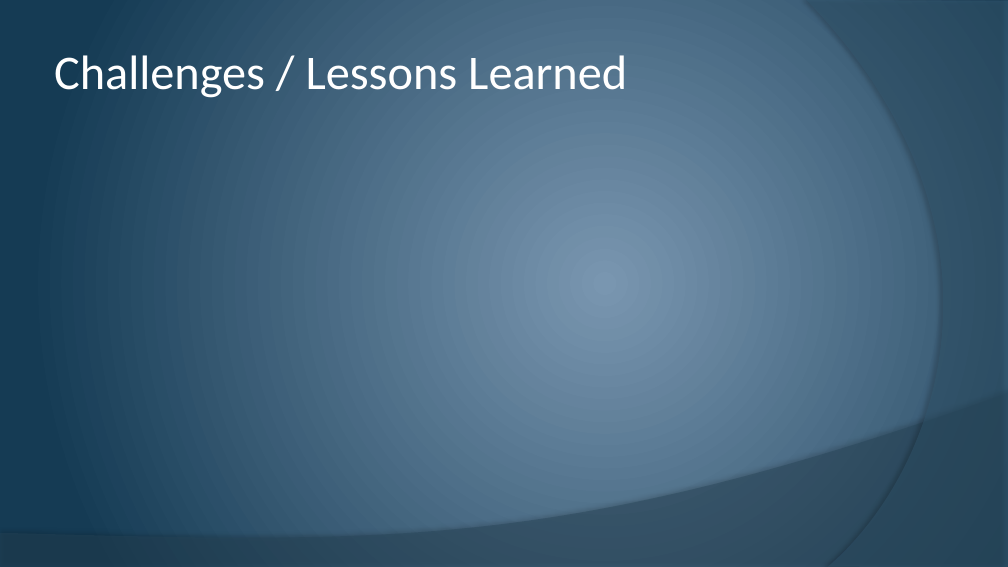
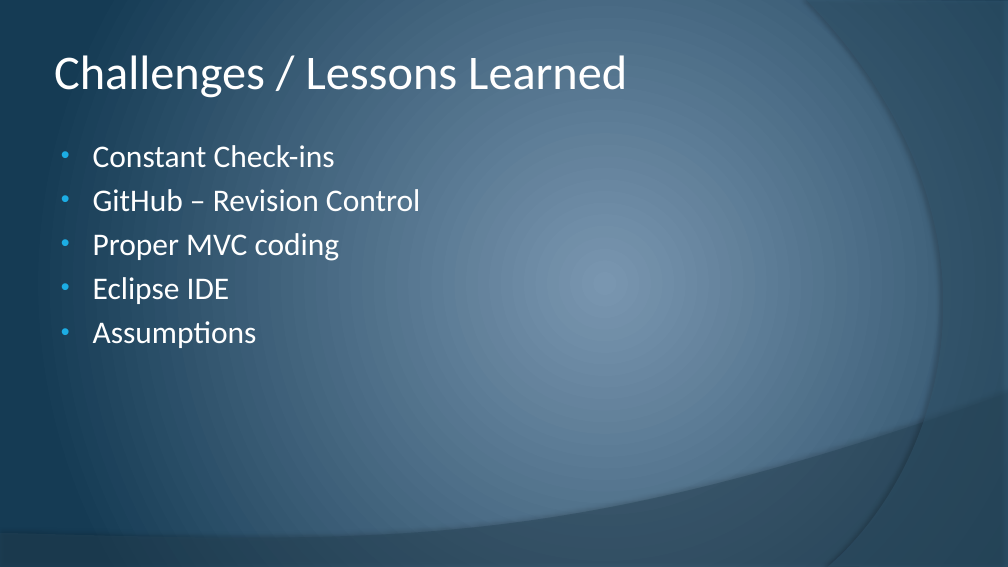
Before and after one commit to cstultz/cis234, a slide deck: slide 13 of assigns/assign10/t1-a10.pptx (slide 7 before the commit). Drawn at 1008x567 pixels with LibreOffice and Linux fonts; fonts in the diff are those of the drawing. Boxes give left, top, right and bottom in pixels: in the first picture for what was removed or moved away, otherwise in the second. Text is boxed around its words. In the diff, an @@ line names an element or a change of style, - is before the commit and + after.

```diff
--- a/assigns/assign10/t1-a10.pptx
+++ b/assigns/assign10/t1-a10.pptx
@@ text added at bbox=[93, 145, 420, 348], 30 pt, text #FFFFFF @@
+• Constant Check-ins
+• GitHub – Revision Control
+• Proper MVC coding
+• Eclipse IDE
+• Assumptions
```
Also in this commit, not shown: 3 other slides changed, 7 slides added, 2 slides removed, 2 other files.
